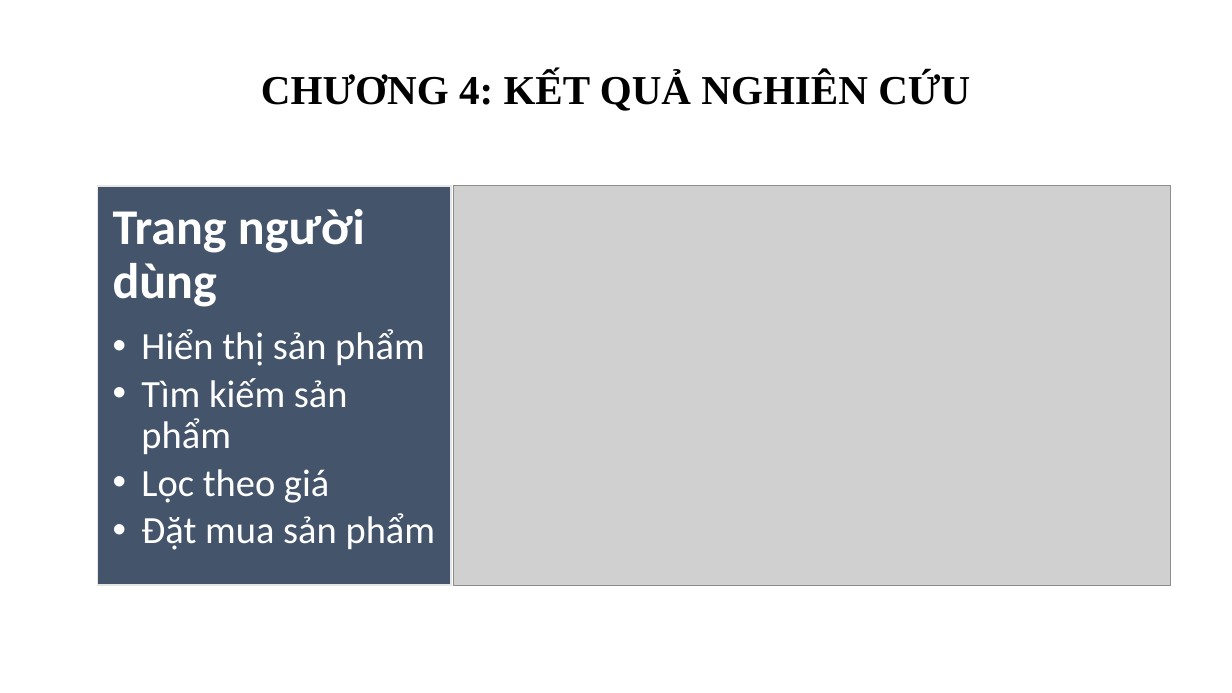
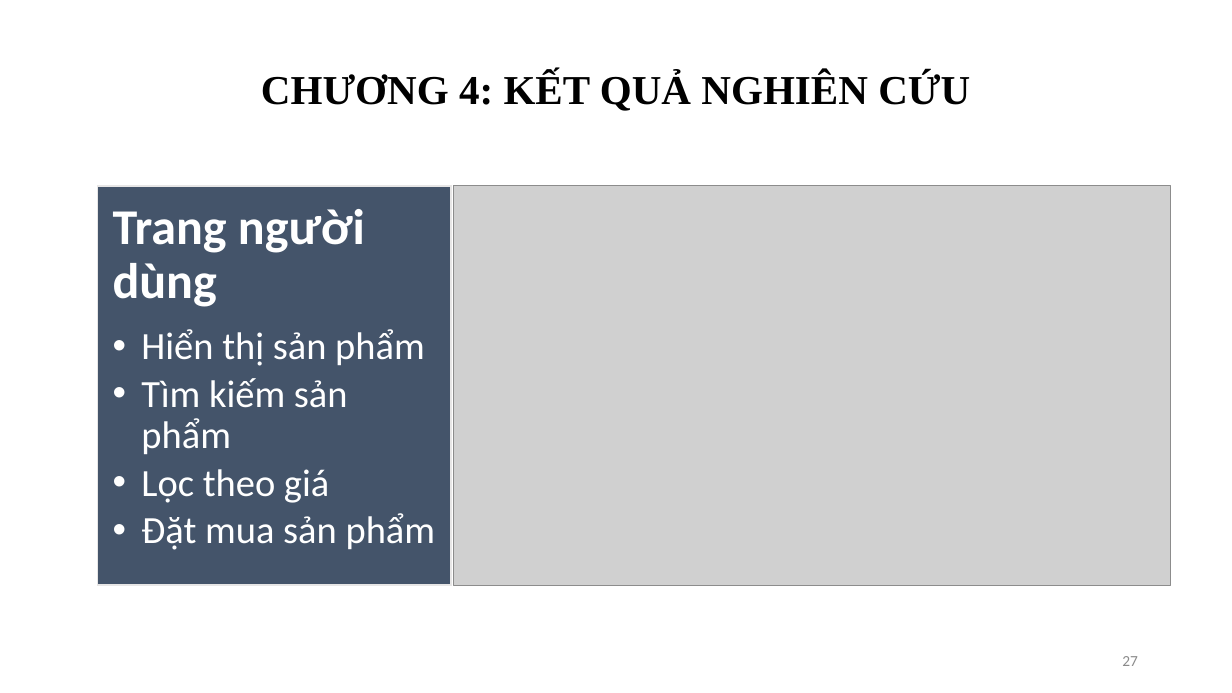
Before and after one commit to BaoQuocZero/CSN_DA21TTA_NguyenLamQuocBao_WebShopPC_JavaScript, a slide deck: slide 27 of thesis/abs/THỰC TẬP ĐỒ ÁN CƠ SỞ NGÀNH.pptx. Drawn at 1232x693 pixels with LibreOffice and Linux fonts; fonts in the diff are those of the drawing; grey boxes stand for pictures. Boxes give left, top, right and bottom in pixels: in the first picture for what was removed or moved away, otherwise in the second. Text is boxed around its words. In the diff, an @@ line names an element or a change of style, - is before the commit and + after.

```diff
--- a/thesis/abs/THỰC TẬP ĐỒ ÁN CƠ SỞ NGÀNH.pptx
+++ b/thesis/abs/THỰC TẬP ĐỒ ÁN CƠ SỞ NGÀNH.pptx
@@ page number added at [1122, 656, 1138, 666], 12 pt, text #8C8C8C @@
+27
```
Also in this commit, not shown: 29 other slides changed.
